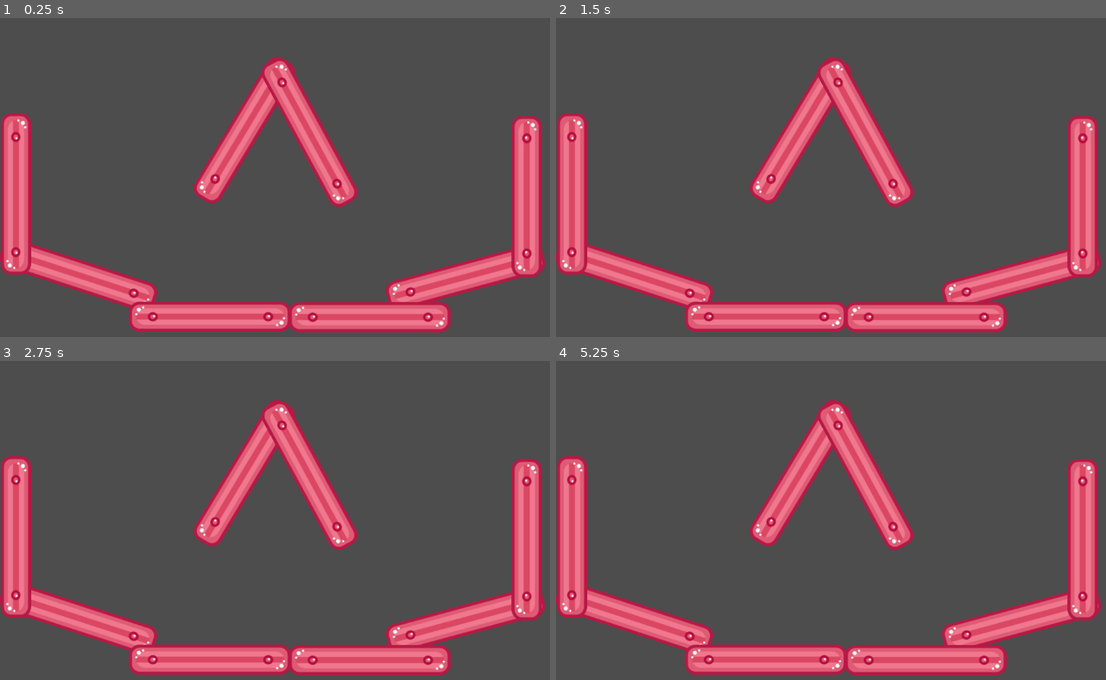
Above: before the commit, frames 1-4 (two rows, left to right).
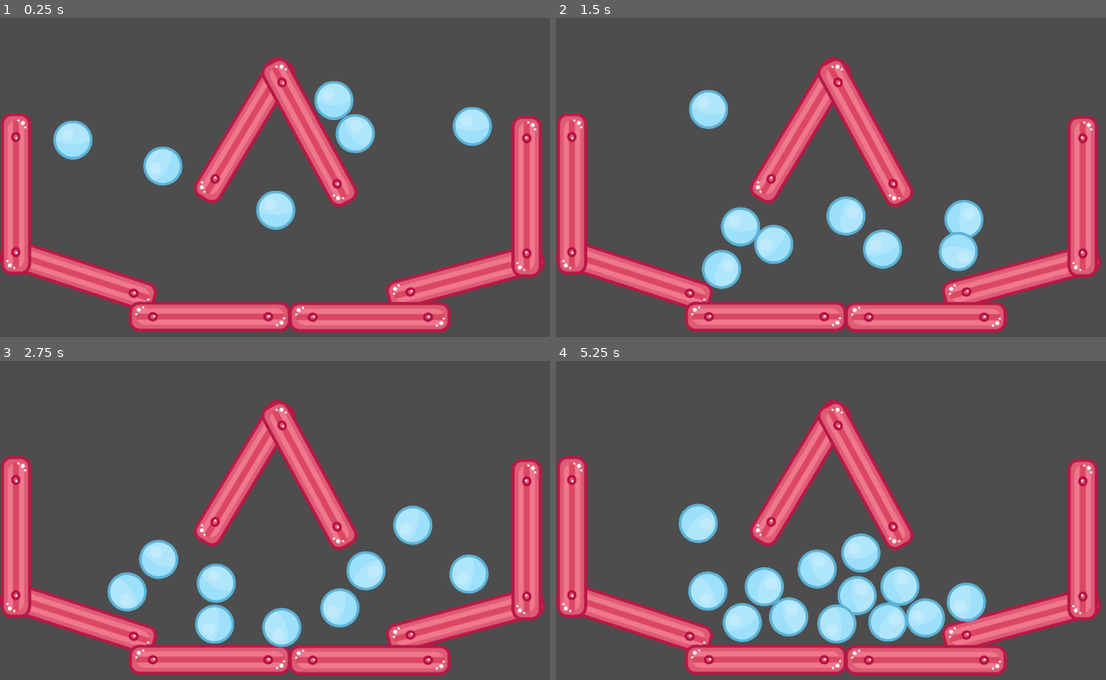
Above: after the commit, the same moments.

Repository: FanatuXx/GodotBallExo
Game: Godot game, scene res://Main.tscn
Same seed, same stepped clock (60 frames per second), same inputs: the game is played once before the commit and once after it.
Inputs (mouse positions are in pixels of both pictures, inside the frame that each line leads up to):
- Up to frame 1 (0.25 s): no input
- Up to frame 2 (1.5 s): move the mouse to (996, 171) at 0.52 s; press the mouse at (996, 171) at 0.53 s; move the mouse to (737, 203) at 1.27 s; release the mouse at (737, 203) at 1.28 s; click (737, 203) at 1.35 s
- Up to frame 3 (2.75 s): move the mouse to (363, 453) at 2.02 s; press the mouse at (363, 453) at 2.03 s
- Up to frame 4 (5.25 s): move the mouse to (831, 597) at 2.77 s; release the mouse at (831, 597) at 2.78 s; click (831, 597) at 2.85 s; move the mouse to (1045, 581) at 3.52 s; press the mouse at (1045, 581) at 3.53 s; move the mouse to (677, 479) at 4.27 s; release the mouse at (677, 479) at 4.28 s; click (677, 479) at 4.35 s; move the mouse to (891, 530) at 5.02 s; press the mouse at (891, 530) at 5.03 s

The runs differ from the first frame. In frame 1, 4.2% of the frame differs, in the area x 9-90%, y 19-67%; in frame 2, 5.6%; in frame 3, 6.3%; in frame 4, 9.1%, in the area x 22-79%, y 44-89%.
Error before the commit: Cannot call method 'instantiate' on a null value. (res://Main.gd:7)

Commit message:
Revert "Correct texture and shape resource syntax"
This reverts commit 4d147ec6f5429b50e95f0551e3c7868bdb1289a7.

Diff:
--- a/Ball.tscn
+++ b/Ball.tscn
@@ -14,7 +14,7 @@
 
 [node name="Sprite2D" type="Sprite2D" parent="." unique_id=1330818738]
 scale = Vector2(0.5, 0.5)
-texture = ExtResource("1"
+texture = ExtResource("1")
 
 [node name="CollisionShape2D" type="CollisionShape2D" parent="." unique_id=333405926]
-shape = SubResource("2"
+shape = SubResource("2")
